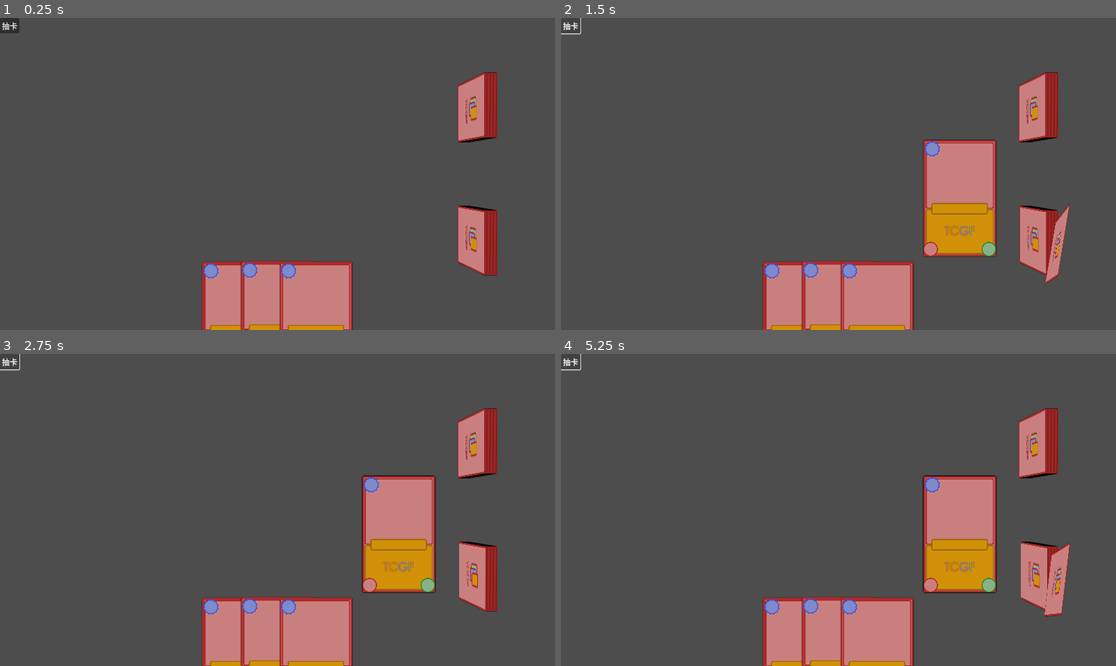
Above: before the commit, frames 1-4 (two rows, left to right).
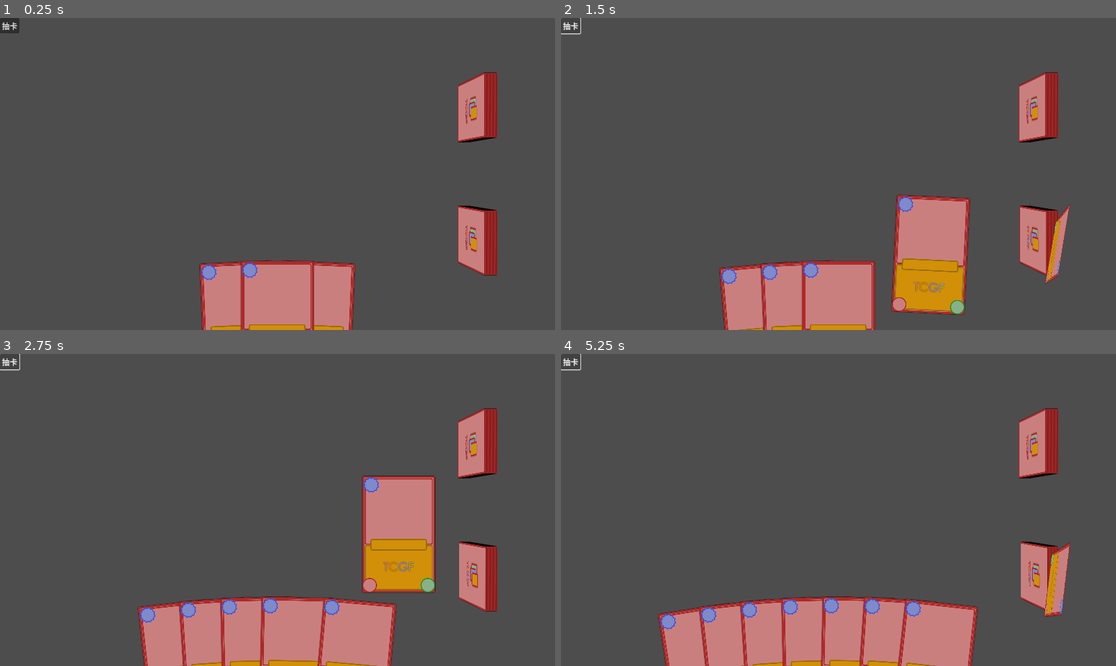
Above: after the commit, the same moments.

Repository: HoshuChiu/TCGF
Game: Godot game, scene res://Launcher.tscn
The game is run twice, just before and just after one commit, with the same random seed, the same clock (stepped at 60 frames per second) and the same inputs.
Inputs:
- Up to frame 1 (0.25 s): no input
- Up to frame 2 (1.5 s): click "抽卡" at 0.5 s; click "抽卡" at 1.25 s
- Up to frame 3 (2.75 s): click "抽卡" at 2 s
- Up to frame 4 (5.25 s): tap Enter at 3.5 s; tap Space at 5 s

The runs differ from the first frame. In frame 1, 0.9% of the frame differs, in the area x 35-64%, y 77-100%; in frame 2, 11%; in frame 3, 5.7%; in frame 4, 13%, in the area x 17-92%, y 38-100%.

Commit message:
完善抽卡，优化目录结构

Diff:
--- a/BasicCard.tscn
+++ /dev/null
@@ -1,18 +0,0 @@
-[gd_scene load_steps=4 format=3 uid="uid://ff5vmso0nlf0"]
-
-[ext_resource type="Script" path="res://card.gd" id="1_q0fql"]
-
-[sub_resource type="Animation" id="Animation_o23rx"]
-
-[sub_resource type="AnimationLibrary" id="AnimationLibrary_qwn7s"]
-_data = {
-"draw": SubResource("Animation_o23rx")
-}
-
-[node name="BasicCard" type="Sprite3D"]
-script = ExtResource("1_q0fql")
-
-[node name="AnimationPlayer" type="AnimationPlayer" parent="."]
-libraries = {
-"battle": SubResource("AnimationLibrary_qwn7s")
-}
--- a/Battlefield.tscn
+++ b/Battle/Battlefield.tscn
@@ -1,9 +1,46 @@
-[gd_scene load_steps=11 format=3 uid="uid://bel073bv2jmwl"]
+[gd_scene load_steps=12 format=3 uid="uid://bel073bv2jmwl"]
 
-[ext_resource type="Script" path="res://Battlefield.gd" id="1_46pq4"]
-[ext_resource type="Texture2D" uid="uid://bqgmtty64ja1" path="res://Sketch/card_bkg_0.png" id="2_gsngf"]
-[ext_resource type="Script" path="res://card.gd" id="3_a7dca"]
-[ext_resource type="Texture2D" uid="uid://cidjtmcuslgyk" path="res://Sketch/bf1.png" id="4_hwwjd"]
+[ext_resource type="Script" path="res://Battle/script/Battlefield.gd" id="1_uh0kt"]
+[ext_resource type="Texture2D" uid="uid://bqgmtty64ja1" path="res://Sketch/card_bkg_0.png" id="2_crw8x"]
+[ext_resource type="Script" path="res://Battle/script/card.gd" id="3_k6goy"]
+[ext_resource type="Texture2D" uid="uid://cidjtmcuslgyk" path="res://Sketch/bf1.png" id="4_m4ir4"]
+[ext_resource type="Script" path="res://Battle/SelfHand.gd" id="5_j8h6w"]
+
+[sub_resource type="Animation" id="Animation_1w0od"]
+length = 0.001
+tracks/0/type = "bezier"
+tracks/0/imported = false
+tracks/0/enabled = true
+tracks/0/path = NodePath("Card:position:x")
+tracks/0/interp = 1
+tracks/0/loop_wrap = true
+tracks/0/keys = {
+"handle_modes": PackedInt32Array(0),
+"points": PackedFloat32Array(0, -0.25, 0, 0.25, 0),
+"times": PackedFloat32Array(0)
+}
+tracks/1/type = "bezier"
+tracks/1/imported = false
+tracks/1/enabled = true
+tracks/1/path = NodePath("Card:position:y")
+tracks/1/interp = 1
+tracks/1/loop_wrap = true
+tracks/1/keys = {
+"handle_modes": PackedInt32Array(0),
+"points": PackedFloat32Array(0, -0.25, 0, 0.25, 0),
+"times": PackedFloat32Array(0)
+}
+tracks/2/type = "bezier"
+tracks/2/imported = false
+tracks/2/enabled = true
+tracks/2/path = NodePath("Card:position:z")
+tracks/2/interp = 1
+tracks/2/loop_wrap = true
+tracks/2/keys = {
+"handle_modes": PackedInt32Array(0),
+"points": PackedFloat32Array(0, -0.25, 0, 0.25, 0),
+"times": PackedFloat32Array(0)
+}
 
 [sub_resource type="Animation" id="Animation_tja54"]
 resource_name = "new_animation"
@@ -40,42 +77,6 @@
 "handle_modes": PackedInt32Array(0, 0),
 "points": PackedFloat32Array(0, -0.25, 0, 0.25, 0, 0.1, -0.25, 0, 0.25, 0),
 "times": PackedFloat32Array(0, 0.9)
-}
-
-[sub_resource type="Animation" id="Animation_1w0od"]
-length = 0.001
-tracks/0/type = "bezier"
-tracks/0/imported = false
-tracks/0/enabled = true
-tracks/0/path = NodePath("Card:position:x")
-tracks/0/interp = 1
-tracks/0/loop_wrap = true
-tracks/0/keys = {
-"handle_modes": PackedInt32Array(0),
-"points": PackedFloat32Array(0, -0.25, 0, 0.25, 0),
-"times": PackedFloat32Array(0)
-}
-tracks/1/type = "bezier"
-tracks/1/imported = false
-tracks/1/enabled = true
-tracks/1/path = NodePath("Card:position:y")
-tracks/1/interp = 1
-tracks/1/loop_wrap = true
-tracks/1/keys = {
-"handle_modes": PackedInt32Array(0),
-"points": PackedFloat32Array(0, -0.25, 0, 0.25, 0),
-"times": PackedFloat32Array(0)
-}
-tracks/2/type = "bezier"
-tracks/2/imported = false
-tracks/2/enabled = true
-tracks/2/path = NodePath("Card:position:z")
-tracks/2/interp = 1
-tracks/2/loop_wrap = true
-tracks/2/keys = {
-"handle_modes": PackedInt32Array(0),
-"points": PackedFloat32Array(0, -0.25, 0, 0.25, 0),
-"times": PackedFloat32Array(0)
 }
 
 [sub_resource type="AnimationLibrary" id="AnimationLibrary_7b2e4"]
@@ -128,7 +129,7 @@
 }
 
 [node name="Battlefield" type="Node3D"]
-script = ExtResource("1_46pq4")
+script = ExtResource("1_uh0kt")
 
 [node name="Node3D" type="Node3D" parent="."]
 
@@ -138,8 +139,8 @@
 
 [node name="Card" type="Sprite3D" parent="."]
 transform = Transform3D(1.91069e-15, -4.37114e-08, -1, -1, -4.37114e-08, 0, -4.37114e-08, 1, -4.37114e-08, 0, 0, 0)
-texture = ExtResource("2_gsngf")
-script = ExtResource("3_a7dca")
+texture = ExtResource("2_crw8x")
+script = ExtResource("3_k6goy")
 
 [node name="AnimationPlayer" type="AnimationPlayer" parent="Card"]
 root_node = NodePath("../..")
@@ -159,13 +160,14 @@
 
 [node name="Field" type="Sprite3D" parent="."]
 visible = false
-texture = ExtResource("4_hwwjd")
+texture = ExtResource("4_m4ir4")
 
 [node name="SelfHeap" type="Node" parent="."]
 
 [node name="OppoHeap" type="Node" parent="."]
 
 [node name="SelfHand" type="Node" parent="."]
+script = ExtResource("5_j8h6w")
 
 [node name="Button" type="Button" parent="."]
 offset_right = 8.0
--- /dev/null
+++ b/Battle/SelfHand.gd
@@ -0,0 +1,25 @@
+extends Node
+class_name SelfHand
+
+# Called when the node enters the scene tree for the first time.
+func _ready():
+	pass # Replace with function body.
+
+
+# Called every frame. 'delta' is the elapsed time since the previous frame.
+func _process(delta):
+	pass
+
+func repos_hand_cards(count:int,position:int):
+	var i:int=0
+	BattleInfoMgr.self_card_hand_count+=count
+	for child in get_children():
+		if i==position:
+			i+=count
+		child.render_priority=i
+		if i==BattleInfoMgr.self_card_hand_count:
+			break
+		child.position=BattleInfoMgr.calc_card_position(BattleInfoMgr.BattleArea.AREA_SELF_HAND,i)
+		child.rotation=BattleInfoMgr.calc_card_rotation(i).get_euler()
+		i+=1
+	pass
--- a/BattleInfoMgr.gd
+++ b/Battle/script/BattleInfoMgr.gd
@@ -17,7 +17,8 @@
 static var self_card_hand_max:int
 static var oppo_card_hand_max:int
 
-const HAND_ARC_CTRL=48
+const HAND_ARC_CTRL=36
+const HAND_OFFSET_CTRL=6
 const AREA_HAND_CARD=6
 
 func _init(self_name:String,oppo_name:String,self_job:int,oppo_job:int,self_card_count:int=30,oppo_card_count:int=30):
@@ -75,7 +76,7 @@
 				distance=0.8
 			var arc:float=1.571+(distance+(self_card_hand_count/2-1)*distance*2-slot*distance*2)/HAND_ARC_CTRL
 			x=HAND_ARC_CTRL*cos(arc)
-			y=HAND_ARC_CTRL*sin(arc)-54
+			y=HAND_ARC_CTRL*sin(arc)-HAND_ARC_CTRL-HAND_OFFSET_CTRL
 			z=AREA_HAND_CARD
 			pass
 		BattleArea.AREA_SELF_HAND when self_card_hand_count%2==1:
@@ -84,9 +85,8 @@
 				distance=0.8
 			var arc:float=1.571+(distance*(self_card_hand_count-1)-2*slot*distance)/HAND_ARC_CTRL
 			x=HAND_ARC_CTRL*cos(arc)
-			y=HAND_ARC_CTRL*sin(arc)-54
+			y=HAND_ARC_CTRL*sin(arc)-HAND_ARC_CTRL-HAND_OFFSET_CTRL
 			z=AREA_HAND_CARD
-			print("%f %f %f"%[x,y,z])
 			pass
 		_:
 			x=0
@@ -94,7 +94,15 @@
 	return Vector3(x,y,z)
 
 static func calc_card_rotation(slot:int)->Quaternion:
-	return Quaternion(0,0,1,0.02)
+	var z:float
+	var distance=6.4/self_card_hand_count
+	if distance>0.8:
+		distance=0.8
+	if self_card_hand_count%2==0:
+		z=(distance+(self_card_hand_count/2-1)*distance*2-slot*distance*2)/HAND_ARC_CTRL
+	else:
+		z=(distance*(self_card_hand_count-1)-2*slot*distance)/HAND_ARC_CTRL
+	return Quaternion.from_euler(Vector3(0,0,z))
 # TODO: 动态改变
 static func _get_job_name(job_id:int)->String:
 	match job_id:
--- a/Battlefield.gd
+++ b/Battle/script/Battlefield.gd
@@ -33,14 +33,17 @@
 	for i in range(0,BattleInfoMgr.self_card_hand_count):
 		var card=BasicCard.new(0)
 		card.position=BattleInfoMgr.calc_card_position(BattleInfoMgr.BattleArea.AREA_SELF_HAND,i)
-		card.render_priority=i
-		add_child(card)
+		card.rotation=BattleInfoMgr.calc_card_rotation(i).get_euler()
+		card.render_priority=0
+		print(card.position)
+		$SelfHand.add_child(card)
 	#Animation
 
 func draw_card():
 	var card:BasicCard=$SelfHeap.get_child(0)
 	$SelfHeap.remove_child(card)
 	$SelfHand.add_child(card)
+	$SelfHand.repos_hand_cards(1,BattleInfoMgr.self_card_hand_count)
 
 	card.on_draw()
 	pass
--- a/card.gd
+++ b/Battle/script/card.gd
@@ -8,15 +8,16 @@
 @onready var anim_draw:Animation=Animation.new()
 @onready var bkg_pic=Sprite3D.new()
 
+# 抽卡展示区的位置
 const AREA_DRAW_INFO_X:int=5
 const AREA_DRAW_INFO_Y:int=-1
 const AREA_DRAW_INFO_Z:int=6
 
-#第一段spatial运动
+#spatial运动
 var track_index_draw0:int
 var track_index_draw1:int
 var track_index_draw2:int
-
+#angular运动
 var track_index_draw3:int
 
 func _init(id:int):
@@ -31,9 +32,6 @@
 	bkg_pic.texture=texture
 	add_child(bkg_pic)
 	#Animation
-	#设置抽卡第一段运动的轨道
-	#track_index_draw0 = anim_draw.add_track(Animation.TYPE_POSITION_3D)
-	#anim_draw.track_set_path(track_index_draw0,".")
 	track_index_draw3 = anim_draw.add_track(Animation.TYPE_ROTATION_3D)
 	anim_draw.track_set_path(track_index_draw3,".")
 	track_index_draw0 = anim_draw.add_track(Animation.TYPE_BEZIER)
@@ -48,21 +46,35 @@
 	add_child(anim_player)
 
 func on_draw():
-
 	var anim=anim_player.get_animation("battle/draw")
+	# 到信息展示区
 	anim.bezier_track_insert_key(track_index_draw0,0.2,position.x,Vector2(0,0),Vector2(0.1,0))
-	anim.bezier_track_insert_key(track_index_draw0,0.6,AREA_DRAW_INFO_X,Vector2(-0.4,0),Vector2(0.4,AREA_DRAW_INFO_X))
+	anim.bezier_track_insert_key(track_index_draw0,0.6,AREA_DRAW_INFO_X,Vector2(-0.4,0),Vector2(0,0))
 	anim.bezier_track_insert_key(track_index_draw1,0.2,position.y,Vector2(0,0),Vector2(0.1,0))
-	anim.bezier_track_insert_key(track_index_draw1,0.6,AREA_DRAW_INFO_Y,Vector2(-0.4,0),Vector2(0.4,AREA_DRAW_INFO_X))
+	anim.bezier_track_insert_key(track_index_draw1,0.6,AREA_DRAW_INFO_Y,Vector2(-0.4,0),Vector2(0,0))
 	anim.bezier_track_insert_key(track_index_draw2,0.0,position.z,Vector2(0,0),Vector2(0.1,0))
-	anim.bezier_track_insert_key(track_index_draw2,0.6,AREA_DRAW_INFO_Z,Vector2(-0.6,0),Vector2(0.4,AREA_DRAW_INFO_X))
-	#anim.position_track_insert_key(track_index_draw0,0.0,position)
-	#anim.position_track_insert_key(track_index_draw0,0.2,position+Vector3(0,0,4))
-	#anim.position_track_insert_key(track_index_draw0,0.2,position+Vector3(0,0,4))
-	#anim.position_track_insert_key(track_index_draw0,0.4,Vector3(AREA_DRAW_INFO_X,AREA_DRAW_INFO_Y,AREA_DRAW_INFO_Z))
+	anim.bezier_track_insert_key(track_index_draw2,0.6,AREA_DRAW_INFO_Z,Vector2(-0.6,0),Vector2(0,0))
+	anim.position_track_insert_key(track_index_draw0,0.0,position)
+	anim.position_track_insert_key(track_index_draw0,0.2,position+Vector3(0,0,4))
+	anim.position_track_insert_key(track_index_draw0,0.2,position+Vector3(0,0,4))
+	anim.position_track_insert_key(track_index_draw0,0.4,Vector3(AREA_DRAW_INFO_X,AREA_DRAW_INFO_Y,AREA_DRAW_INFO_Z))
 	anim.rotation_track_insert_key(track_index_draw3,0.1,quaternion)
 	anim.rotation_track_insert_key(track_index_draw3,0.5,Quaternion.from_euler(Vector3(0,0,0)))
+
+	# 到手牌
+	var pos_in_hand=BattleInfoMgr.calc_card_position(BattleInfoMgr.BattleArea.AREA_SELF_HAND,BattleInfoMgr.self_card_hand_count-1)
+	anim.bezier_track_insert_key(track_index_draw0,0.7,AREA_DRAW_INFO_X,Vector2(0,0),Vector2(0.2,0))
+	anim.bezier_track_insert_key(track_index_draw0,1,pos_in_hand.x,Vector2(0.2,0),Vector2(0,0))
+	anim.bezier_track_insert_key(track_index_draw1,0.7,AREA_DRAW_INFO_Y,Vector2(0,0),Vector2(0.2,0))
+	anim.bezier_track_insert_key(track_index_draw1,1,pos_in_hand.y,Vector2(0.2,0),Vector2(0,0))
+	anim.bezier_track_insert_key(track_index_draw2,0.7,AREA_DRAW_INFO_Z,Vector2(0,0),Vector2(0.2,0))
+	anim.bezier_track_insert_key(track_index_draw2,1,pos_in_hand.z,Vector2(0.2,0),Vector2(0,0))
+	anim.rotation_track_insert_key(track_index_draw3,0.7,Quaternion.from_euler(Vector3(0,0,0)))
+	anim.rotation_track_insert_key(track_index_draw3,1,BattleInfoMgr.calc_card_rotation(BattleInfoMgr.self_card_hand_count-1))
 	anim_player.play("battle/draw")
+
+func on_adjust(slot:int,dest_slot:int):
+	#var src_pos=
 	pass
 
 # Called every frame. 'delta' is the elapsed time since the previous frame.
--- a/Launcher.gd
+++ b/Launcher.gd
@@ -5,7 +5,7 @@
 func _ready():
 	DisplayServer.window_set_size(Vector2i(1200,750))
 	DisplayServer.window_set_title("TCGF")
-	get_tree().change_scene_to_file("res://Battlefield.tscn")
+	get_tree().change_scene_to_file("res://Battle/Battlefield.tscn")
 	pass # Replace with function body.
 
 
